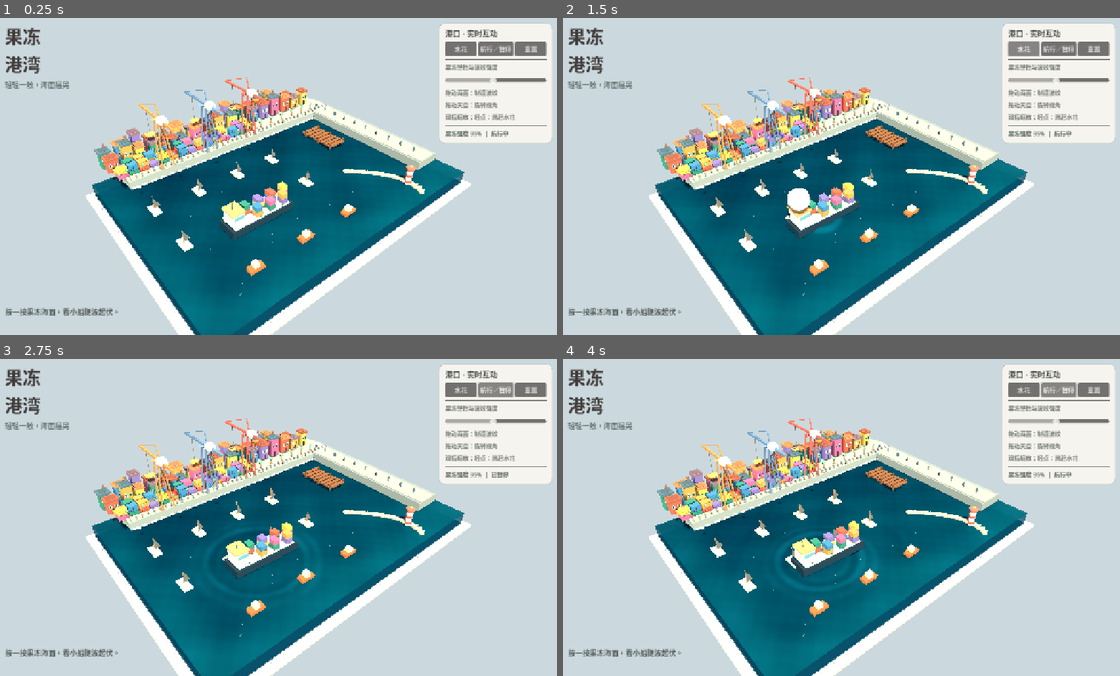
Above: before the commit, frames 1-4 (two rows, left to right).
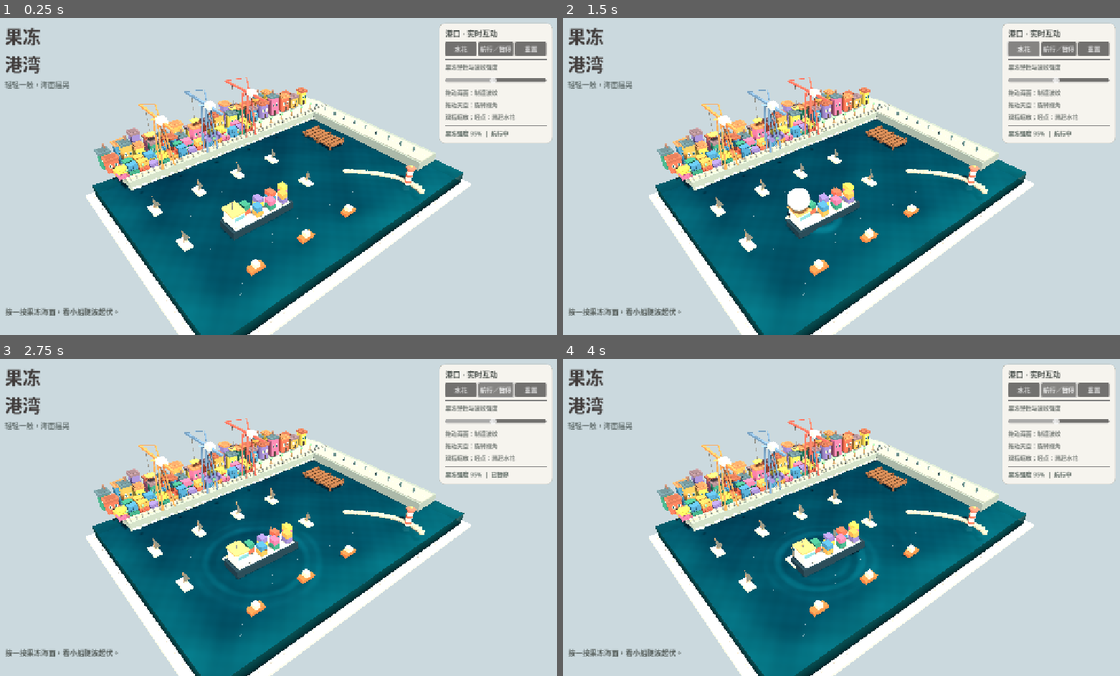
Above: after the commit, the same moments.

Repository: good456123123-a11y/HarborJelly-Android
Game: Godot game, scene res://scenes/main.tscn
The game is run twice, just before and just after one commit, with the same random seed, the same clock (stepped at 60 frames per second) and the same inputs.
Inputs:
- Up to frame 1 (0.25 s): no input
- Up to frame 2 (1.5 s): click "重置" at 0.5 s; click "水花" at 1.25 s
- Up to frame 3 (2.75 s): click "航行／暂停" at 2 s
- Up to frame 4 (4 s): click "水花" at 2.75 s; click "航行／暂停" at 3.5 s

The runs differ from the first frame. In frame 1, 1.7% of the frame differs, in the area x 16-84%, y 31-100%; in frame 2, 1.7%; in frame 3, 1.7%; in frame 4, 1.7%.

Commit message:
Make jelly volume deform visibly on touch with linked transparent sidewalls

Diff:
--- a/scripts/harbor.gd
+++ b/scripts/harbor.gd
@@ -3,6 +3,7 @@
 ## No proprietary model downloads, textures, API keys or network needed.
 
 const JELLY_SHADER: Shader = preload("res://shaders/jelly.gdshader")
+const JELLY_SIDE_SHADER: Shader = preload("res://shaders/jelly_side.gdshader")
 const WATER_W = 24.0
 const WATER_D = 17.5
 const SEA_LEVEL = 0.19
@@ -14,6 +15,8 @@
 var world: Node3D
 var camera: Camera3D
 var water_material: ShaderMaterial
+var side_material: ShaderMaterial
+var edge_shake := 0.0
 var angle := -0.69
 var distance := 25.4
 var elapsed := 0.0
@@ -49,7 +52,10 @@
 func _process(delta: float) -> void:
     elapsed += delta
     water_material.set_shader_parameter("clock", elapsed)
+    side_material.set_shader_parameter("clock", elapsed)
     _update_pressing(delta)
+    edge_shake = maxf(0.0, edge_shake - delta * 0.14)
+    side_material.set_shader_parameter("edge_shake", edge_shake)
     # All floating boats sample the same wave function used by the water shader.
     # Surface height, pitch and roll therefore respond to actual finger ripples.
     for item in floaters:
@@ -86,6 +92,8 @@
         finger_b.z = lerpf(finger_b.z, 0.0, response)
     water_material.set_shader_parameter("finger_a", finger_a)
     water_material.set_shader_parameter("finger_b", finger_b)
+    side_material.set_shader_parameter("finger_a", finger_a)
+    side_material.set_shader_parameter("finger_b", finger_b)
 
 
 func _finger_height(point: Vector2, finger: Vector4) -> float:
@@ -164,8 +172,7 @@
 
 func _build_jelly() -> void:
     _box(world, Vector3(0, -0.9, 0), Vector3(WATER_W + 0.3, 0.12, WATER_D + 0.3), Color("d4cbbd"))
-    var jelly := _box(world, Vector3(0, -0.31, 0), Vector3(WATER_W, 1.10, WATER_D), Color(0.024, 0.24, 0.32, 0.74), 0.18, 0.0)
-    jelly.name = "TranslucentJellyBlock"
+    _build_deformable_jelly_walls()
     _box(world, Vector3(0, -0.76, 0), Vector3(WATER_W - 0.1, 0.13, WATER_D - 0.1), Color("124658"), 0.6)
     var mesh := PlaneMesh.new()
     mesh.size = Vector2(WATER_W - 0.04, WATER_D - 0.04)
@@ -180,8 +187,60 @@
     surface.material_override = water_material
     world.add_child(surface)
     water_material.set_shader_parameter("wobble", wobble_strength)
+    side_material.set_shader_parameter("wobble", wobble_strength)
     # A thin light-colored base makes the sea look like a physical tabletop diorama.
     _box(world, Vector3(0, -0.98, 0), Vector3(25.25, 0.19, 18.75), Color("b7b3a7"))
+
+func _build_deformable_jelly_walls() -> void:
+    # Four subdivided sidewalls: soft at the top, anchored at the bottom.
+    var verts := PackedVector3Array()
+    var normals := PackedVector3Array()
+    var segment_count := 72
+    var vertical_count := 10
+    for side in range(4):
+        var face_normal := Vector3.ZERO
+        match side:
+            0: face_normal = Vector3(0.0, 0.0, 1.0)
+            1: face_normal = Vector3(1.0, 0.0, 0.0)
+            2: face_normal = Vector3(0.0, 0.0, -1.0)
+            3: face_normal = Vector3(-1.0, 0.0, 0.0)
+        for seg in range(segment_count):
+            var u0 := float(seg) / float(segment_count)
+            var u1 := float(seg + 1) / float(segment_count)
+            for level in range(vertical_count):
+                var h0 := lerpf(-0.82, SEA_LEVEL, float(level) / float(vertical_count))
+                var h1 := lerpf(-0.82, SEA_LEVEL, float(level + 1) / float(vertical_count))
+                var a := _jelly_wall_position(side, u0, h0)
+                var b := _jelly_wall_position(side, u1, h0)
+                var c := _jelly_wall_position(side, u1, h1)
+                var d := _jelly_wall_position(side, u0, h1)
+                for v in [a, b, c, a, c, d]:
+                    verts.append(v)
+                    normals.append(face_normal)
+    var arrays := []
+    arrays.resize(Mesh.ARRAY_MAX)
+    arrays[Mesh.ARRAY_VERTEX] = verts
+    arrays[Mesh.ARRAY_NORMAL] = normals
+    var mesh := ArrayMesh.new()
+    mesh.add_surface_from_arrays(Mesh.PRIMITIVE_TRIANGLES, arrays)
+    var walls := MeshInstance3D.new()
+    walls.name = "DeformableJellyWalls"
+    walls.mesh = mesh
+    side_material = ShaderMaterial.new()
+    side_material.shader = JELLY_SIDE_SHADER
+    walls.material_override = side_material
+    world.add_child(walls)
+
+
+func _jelly_wall_position(side: int, u: float, y: float) -> Vector3:
+    var half_w := (WATER_W - 0.04) * 0.5
+    var half_d := (WATER_D - 0.04) * 0.5
+    match side:
+        0: return Vector3(lerpf(-half_w, half_w, u), y, half_d)
+        1: return Vector3(half_w, y, lerpf(half_d, -half_d, u))
+        2: return Vector3(lerpf(half_w, -half_w, u), y, -half_d)
+        _: return Vector3(-half_w, y, lerpf(-half_d, half_d, u))
+
 
 func _build_quays() -> void:
     # Rear shoreline (pastel old town) and harbour cargo apron.
@@ -469,6 +528,7 @@
 func _change_wobble(value: float) -> void:
     wobble_strength = value
     water_material.set_shader_parameter("wobble", value)
+    side_material.set_shader_parameter("wobble", value)
 
 func _horn() -> void:
     horn_count += 1
@@ -493,9 +553,13 @@
     finger_b.z = 0.0
     water_material.set_shader_parameter("finger_a", finger_a)
     water_material.set_shader_parameter("finger_b", finger_b)
+    side_material.set_shader_parameter("finger_a", finger_a)
+    side_material.set_shader_parameter("finger_b", finger_b)
+    edge_shake = 0.0
     for i in range(splash_impulses.size()):
         splash_impulses[i] = Vector4(100.0, 100.0, -100.0, 0.0)
         water_material.set_shader_parameter(["hit_a", "hit_b", "hit_c", "hit_d"][i], splash_impulses[i])
+        side_material.set_shader_parameter(["hit_a", "hit_b", "hit_c", "hit_d"][i], splash_impulses[i])
 
 func _splash(point: Vector2, force: float = 0.15) -> void:
     var slot: int = impulse_slot % splash_impulses.size()
@@ -503,6 +567,8 @@
     impulse_slot += 1
     splash_impulses[slot] = Vector4(point.x, point.y, elapsed, force)
     water_material.set_shader_parameter(key, splash_impulses[slot])
+    side_material.set_shader_parameter(key, splash_impulses[slot])
+    edge_shake = clampf(edge_shake + force * 0.6, 0.0, 0.35)
     last_splash = elapsed
 
 func _water_hit(screen_pos: Vector2) -> Variant:
